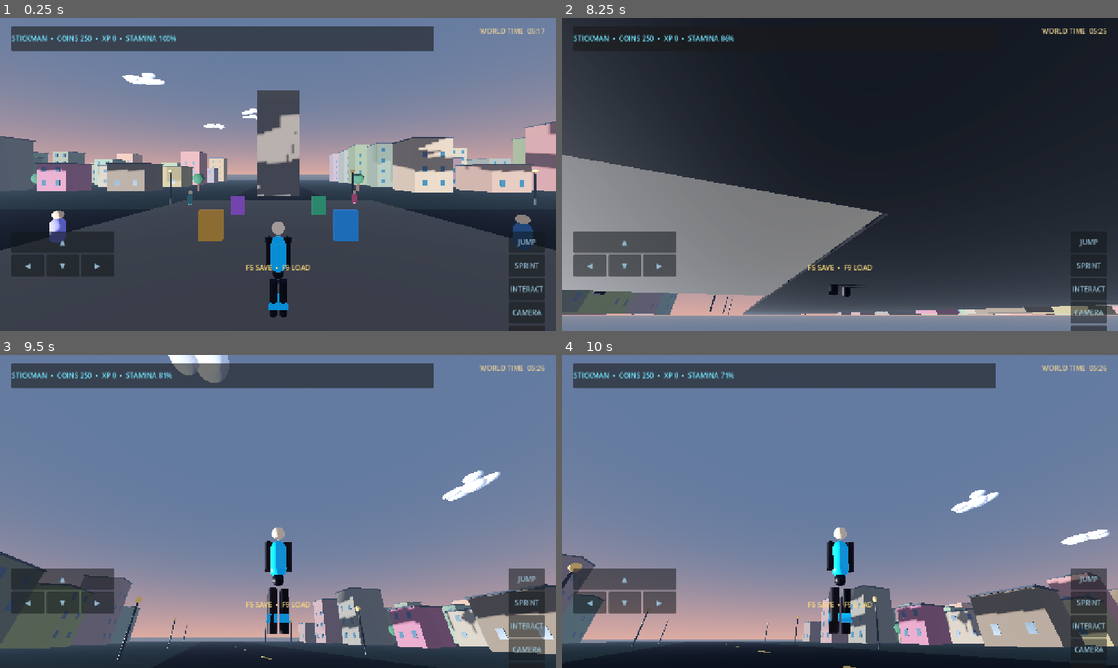
Above: before the commit, frames 1-4 (two rows, left to right).
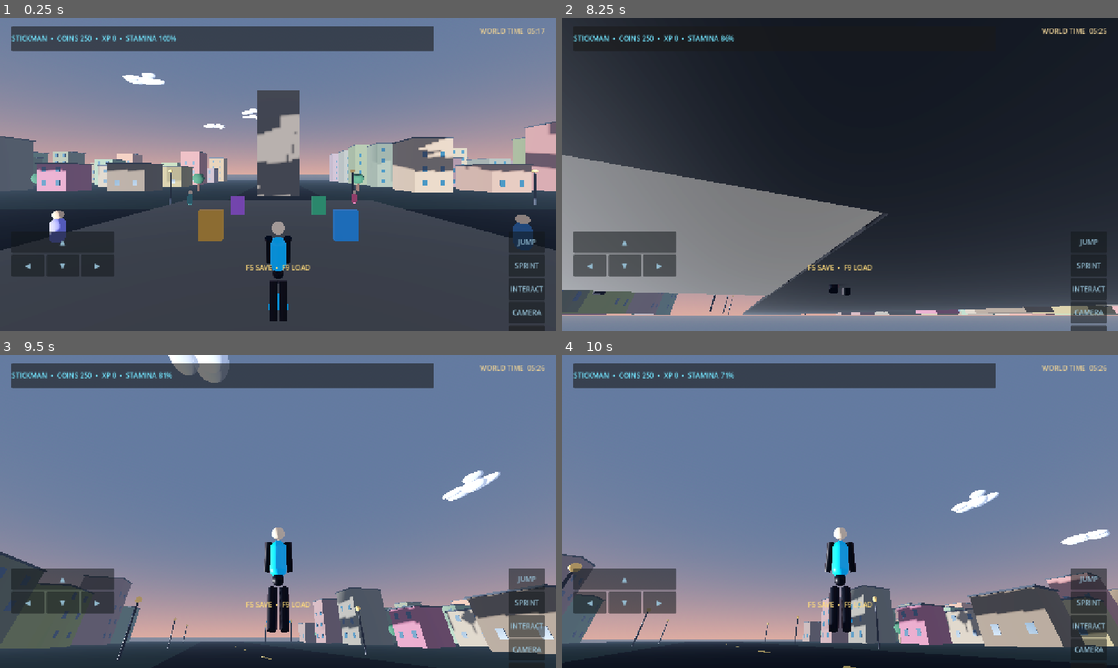
Above: after the commit, the same moments.

Repository: arezosaleh040-wq/Stickman
Game: Godot game, scene res://scenes/main.tscn
Two runs of this game, one before a commit and one after it. Both use one fixed random seed, a clock stepped at 60 frames per second and the inputs below.
Inputs (mouse positions are in pixels of both pictures, inside the frame that each line leads up to):
- Up to frame 1 (0.25 s): no input
- Up to frame 2 (8.25 s): click "CAMERA" at 0.5 s; click "▲" at 1.25 s; click "◀" at 2 s; click "▼" at 2.75 s; click "▶" at 3.5 s; click "JUMP" at 4.25 s; click "SPRINT" at 5 s; click "INTERACT" at 5.75 s; tap Enter at 6.5 s; move the mouse to (867, 174) at 6.52 s; hold Shift (sprint) 6.53-7.28 s; hold W (move_forward) from 6.53 s (still down); click (867, 174) at 6.67 s; tap Space (jump) at 6.77, 7.52 s; move the mouse to (812, 174) at 7.27 s; tap Shift (sprint) at 7.35 s; move the mouse to (851, 168) at 8.02 s; hold Shift (sprint) from 8.03 s (still down); tap V at 8.1 s
- Up to frame 3 (9.5 s): keep holding W (move_forward); move the mouse to (272, 517) at 8.77 s; release Shift (sprint) at 8.78 s; tap E at 8.85 s; click (272, 517) at 8.92 s; tap Space (jump) at 9.02 s; tap Shift (sprint) at 9.05 s
- Up to frame 4 (10 s): keep holding W (move_forward); move the mouse to (878, 514) at 9.52 s; hold Shift (sprint) from 9.53 s (still down); tap Space (jump) at 9.77 s

The runs differ from the first frame. In frame 1, 0.2% of the frame differs, in the area x 47-53%, y 69-97%; in frame 2, less than 0.1%; in frame 3, 0.2%; in frame 4, 0.3%, in the area x 47-53%, y 58-90%.

Commit message:
Improve locomotion animations and landing response

Diff:
--- a/scripts/player.gd
+++ b/scripts/player.gd
@@ -27,6 +27,12 @@
 var visual_root: Node3D
 var limbs: Array[Node3D] = []
 var walk_phase := 0.0
+var body_torso: Node3D
+var body_hip: Node3D
+var body_head: Node3D
+var was_on_floor := true
+var landing_bounce := 0.0
+var locomotion_blend := 0.0
 var hud_label: Label
 var prompt_label: Label
 var message_label: Label
@@ -73,7 +79,8 @@
 
 func _physics_process(delta: float) -> void:
 	parkour_cooldown = maxf(0.0, parkour_cooldown - delta)
-	if not is_on_floor():
+	was_on_floor = is_on_floor()
+	if not was_on_floor:
 		velocity.y -= gravity * delta
 	var input_vector := Input.get_vector("move_left", "move_right", "move_forward", "move_back")
 	var direction := (transform.basis * Vector3(input_vector.x, 0, input_vector.y)).normalized()
@@ -92,6 +99,8 @@
 		else:
 			_try_parkour_jump(direction)
 	move_and_slide()
+	if not was_on_floor and is_on_floor():
+		landing_bounce = 0.18
 	_animate_character(delta, input_vector.length() > 0.1)
 	_update_interaction_prompt()
 	if message_timer > 0.0:
@@ -128,13 +137,37 @@
 	parkour_cooldown = 0.55
 
 func _animate_character(delta: float, moving: bool) -> void:
+	var horizontal_speed := Vector2(velocity.x, velocity.z).length()
+	var sprinting := Input.is_action_pressed("sprint") and moving and stamina > 0.0
+	var target_blend := clampf(horizontal_speed / maxf(sprint_speed, 0.1), 0.0, 1.0)
+	locomotion_blend = move_toward(locomotion_blend, target_blend, delta * 5.5)
 	if moving:
-		walk_phase += delta * (13.0 if Input.is_action_pressed("sprint") else 8.0)
+		walk_phase += delta * (15.0 if sprinting else 9.0) * lerpf(0.45, 1.0, locomotion_blend)
 	else:
-		walk_phase = move_toward(walk_phase, 0.0, delta * 5.0)
+		walk_phase = move_toward(walk_phase, 0.0, delta * 6.0)
+	var airborne := not is_on_floor()
+	var run_amount := 1.0 if sprinting else 0.0
 	for i in range(limbs.size()):
-		var amount := sin(walk_phase + (PI if i % 2 == 1 else 0.0)) * 0.62 if moving else 0.0
-		limbs[i].rotation.x = lerpf(limbs[i].rotation.x, amount, delta * 12.0)
+		var phase_offset := PI if i == 1 or i == 3 else 0.0
+		var stride := sin(walk_phase + phase_offset)
+		var amount := stride * lerpf(0.42, 0.78, run_amount) * locomotion_blend
+		if i < 2:
+			amount = -amount * 0.82
+			limbs[i].rotation.z = lerpf(limbs[i].rotation.z, (-0.12 if i == 0 else 0.12) * locomotion_blend, delta * 7.0)
+		else:
+			limbs[i].rotation.z = lerpf(limbs[i].rotation.z, 0.0, delta * 8.0)
+		if airborne:
+			amount = -0.38 if i >= 2 else 0.32
+		limbs[i].rotation.x = lerpf(limbs[i].rotation.x, amount, delta * (10.0 if airborne else 13.0))
+	landing_bounce = move_toward(landing_bounce, 0.0, delta * 1.8)
+	if body_torso:
+		var lean := -0.10 * locomotion_blend if sprinting else -0.035 * locomotion_blend
+		body_torso.rotation.x = lerpf(body_torso.rotation.x, lean + (0.12 if airborne else 0.0), delta * 7.0)
+		body_torso.position.y = lerpf(body_torso.position.y, 1.12 + (sin(walk_phase * 2.0) * 0.035 * locomotion_blend if not airborne else -landing_bounce), delta * 10.0)
+	if body_hip:
+		body_hip.rotation.x = lerpf(body_hip.rotation.x, 0.08 if airborne else 0.0, delta * 8.0)
+	if body_head:
+		body_head.rotation.x = lerpf(body_head.rotation.x, -0.025 * locomotion_blend, delta * 5.0)
 
 func _build_character() -> void:
 	body_mesh.visible = false
@@ -144,9 +177,9 @@
 	var dark := _material(Color(0.045, 0.055, 0.075), 0.38)
 	var accent := _material(Color(0.05, 0.72, 0.95), 0.3)
 	var skin := _material(Color(0.92, 0.78, 0.62), 0.55)
-	_add_sphere("Head", Vector3(0, 1.66, 0), Vector3(0.27, 0.27, 0.27), skin)
-	_add_capsule("Torso", Vector3(0, 1.12, 0), 0.16, 0.72, accent)
-	_add_capsule("Hip", Vector3(0, 0.72, 0), 0.17, 0.22, dark)
+	body_head = _add_sphere("Head", Vector3(0, 1.66, 0), Vector3(0.27, 0.27, 0.27), skin)
+	body_torso = _add_capsule("Torso", Vector3(0, 1.12, 0), 0.16, 0.72, accent)
+	body_hip = _add_capsule("Hip", Vector3(0, 0.72, 0), 0.17, 0.22, dark)
 	_add_limb("LeftArm", Vector3(-0.19, 1.39, 0), 0.075, 0.58, dark)
 	_add_limb("RightArm", Vector3(0.19, 1.39, 0), 0.075, 0.58, dark)
 	_add_limb("LeftLeg", Vector3(-0.1, 0.48, 0), 0.09, 0.7, dark)
@@ -160,7 +193,7 @@
 	mat.roughness = rough
 	return mat
 
-func _add_sphere(label: String, pos: Vector3, scale_value: Vector3, mat: Material) -> void:
+func _add_sphere(label: String, pos: Vector3, scale_value: Vector3, mat: Material) -> Node3D:
 	var node := MeshInstance3D.new()
 	node.name = label
 	var mesh := SphereMesh.new()
@@ -171,8 +204,9 @@
 	node.scale = scale_value
 	node.material_override = mat
 	visual_root.add_child(node)
-
-func _add_capsule(label: String, pos: Vector3, radius: float, height: float, mat: Material) -> void:
+	return node
+
+func _add_capsule(label: String, pos: Vector3, radius: float, height: float, mat: Material) -> Node3D:
 	var node := MeshInstance3D.new()
 	node.name = label
 	var mesh := CapsuleMesh.new()
@@ -182,6 +216,7 @@
 	node.position = pos
 	node.material_override = mat
 	visual_root.add_child(node)
+	return node
 
 func _add_limb(label: String, pos: Vector3, radius: float, length: float, mat: Material) -> void:
 	var pivot := Node3D.new()
@@ -211,9 +246,11 @@
 
 func _toggle_camera() -> void:
 	first_person = not first_person
-	camera.position = Vector3(0, 0.03, 0.02) if first_person else Vector3(0, 0.55, camera_distance)
+	var target_position := Vector3(0, 0.03, 0.02) if first_person else Vector3(0, 0.55, camera_distance)
+	camera.position = target_position
 	camera.fov = camera_fov
 	visual_root.visible = not first_person
+	camera_pivot.position.y = 1.55 if first_person else 1.55
 
 func _interact_nearest() -> void:
 	var nearest: Node3D
